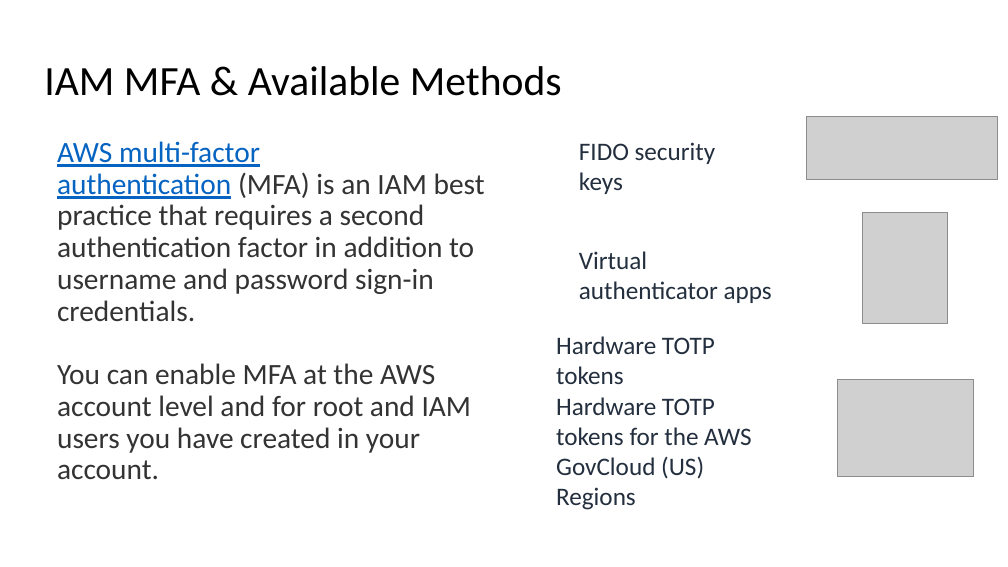
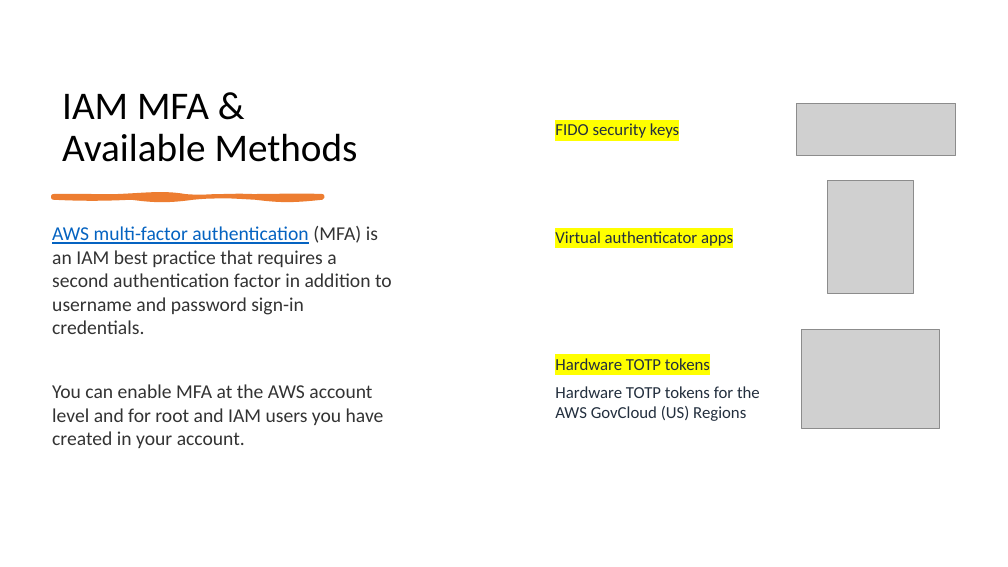
Before and after one commit to IlyaChakun/aws-iba-courses, a slide deck: slide 14 of lecture-materials/Managment&Governance/00-iam/IAM.pptx (slide 11 before the commit). Drawn at 1008x567 pixels with LibreOffice and Linux fonts; fonts in the diff are those of the drawing; grey boxes stand for pictures. Boxes give left, top, right and bottom in pixels: in the first picture for what was removed or moved away, otherwise in the second. Text is boxed around its words. In the diff, an @@ line names an element or a change of style, - is before the commit and + after.

```diff
--- a/lecture-materials/Managment&Governance/00-iam/IAM.pptx
+++ b/lecture-materials/Managment&Governance/00-iam/IAM.pptx
@@ title "IAM MFA & Available Methods": place and size @@
-title "IAM MFA & Available Methods" at (44,66,562,96)
+title "IAM MFA & Available Methods" at (62,94,358,162)
@@ title "IAM MFA & Available Methods" at (62,94,358,162): size 29.7 to 28 pt; vertical alignment top to bottom @@
@@ text "FIDO security keys" at (555,123,679,138): size 18 to 12 pt, highlight none to #FFFF00; more space between paragraphs @@
@@ text "FIDO security keys": place and size @@
-text "FIDO security keys" at (579,142,716,194)
+text "FIDO security keys" at (555,123,679,138)
@@ picture: place and size @@
-picture at (806,116,998,179)
+picture at (797,103,957,155)
@@ freeform shape added at (53,197,323,198), fill #ED7D31, outline #ED7D31 3 pt @@
@@ picture: place and size @@
-picture at (863,213,948,324)
+picture at (828,180,913,293)
@@ text "AWS multi-factor authentication (MFA) is ...": place and size @@
-text "AWS multi-factor authentication (MFA) is ..." at (57,141,485,479)
+text "AWS multi-factor authentication (MFA) is ..." at (52,226,392,448)
@@ text "AWS multi-factor authentication (MFA) is ..." at (52,226,392,448): size 21 to 14 pt; indent changed; line spacing 0.9 to 1; more space between paragraphs @@
@@ text "Virtual authenticator apps": place and size @@
-text "Virtual authenticator apps" at (579,251,772,303)
+text "Virtual authenticator apps" at (555,231,733,246)
@@ text "Virtual authenticator apps" at (555,231,733,246): size 18 to 12 pt, highlight none to #FFFF00; more space between paragraphs @@
@@ text "Hardware TOTP tokens": place and size @@
-text "Hardware TOTP tokens" at (556,336,751,510)
+text "Hardware TOTP tokens" at (555,358,760,421)
@@ text "Hardware TOTP tokens" at (555,358,760,421): size 18 to 12 pt; highlight none to #FFFF00 in "Hardware TOTP tokens"; more space between paragraphs @@
@@ picture: place and size @@
-picture at (838,379,974,476)
+picture at (802,330,940,428)
```
Also in this commit, not shown: 11 other slides changed, 3 slides added, 49 other files.
